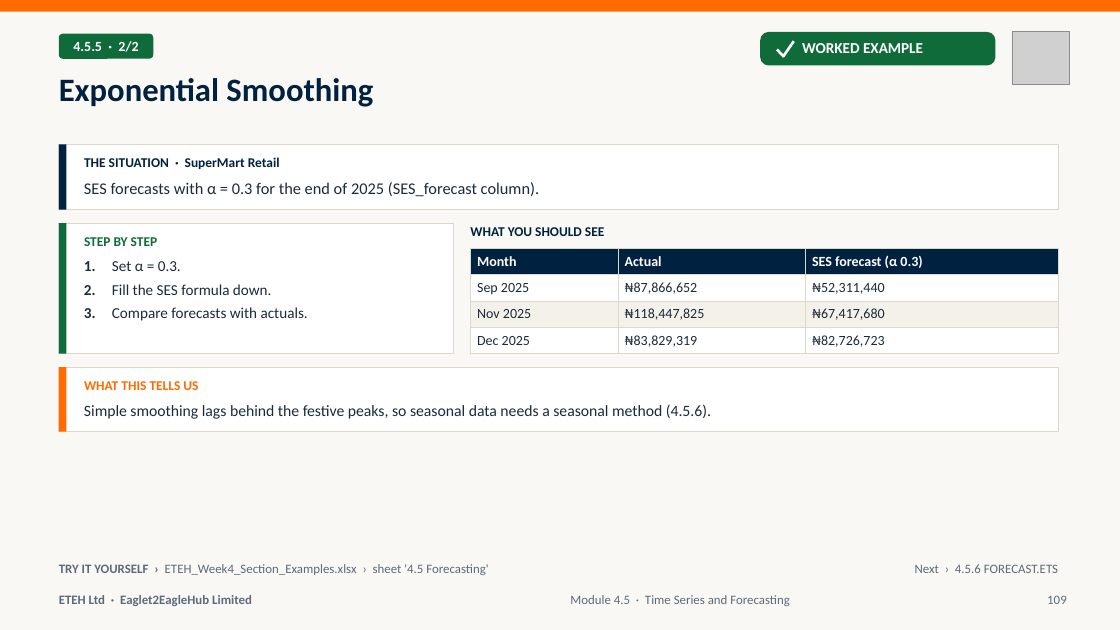
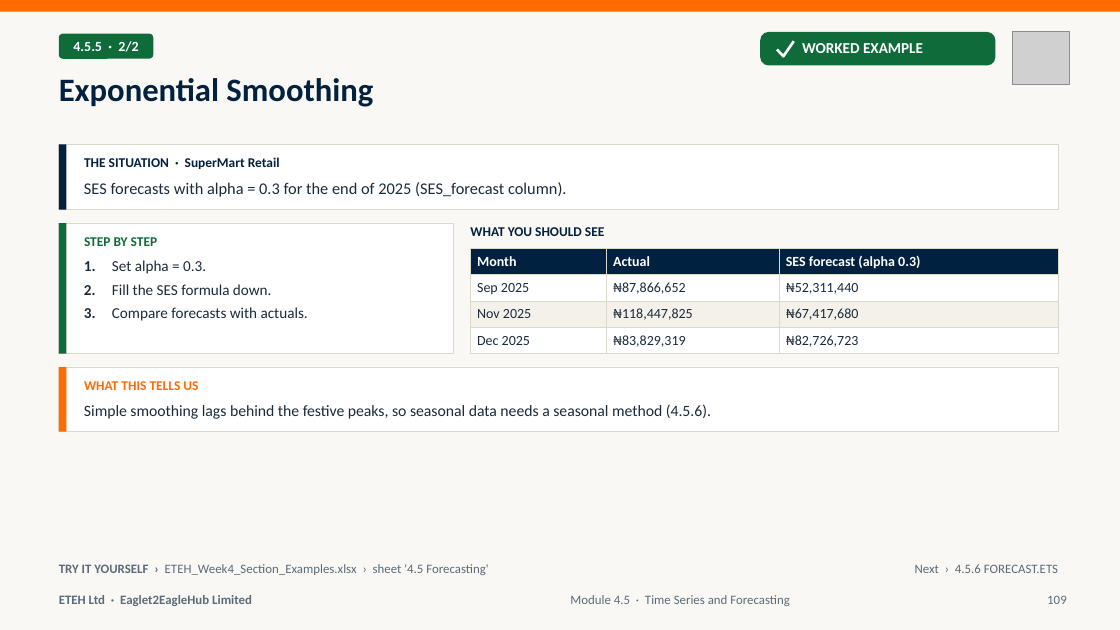
Before and after one commit to MaxiKen/ETEH, a slide deck: slide 109 of ETEH_Bootcamp_Pack/ETEH_Vol4_Week4_Stats_Forecast_AI_Slides.pptx. Drawn at 1120x630 pixels with LibreOffice and Linux fonts; fonts in the diff are those of the drawing; grey boxes stand for pictures. Boxes give left, top, right and bottom in pixels: in the first picture for what was removed or moved away, otherwise in the second. Text is boxed around its words. In the diff, an @@ line names an element or a change of style, - is before the commit and + after.

```diff
--- a/ETEH_Bootcamp_Pack/ETEH_Vol4_Week4_Stats_Forecast_AI_Slides.pptx
+++ b/ETEH_Bootcamp_Pack/ETEH_Vol4_Week4_Stats_Forecast_AI_Slides.pptx
@@ text at bbox=[84, 182, 567, 197]: text changed @@
-SES forecasts with α = 0.3 for the end of 2025 (SES_forecast column).
+SES forecasts with alpha = 0.3 for the end of 2025 (SES_forecast column).
@@ text at bbox=[84, 260, 206, 274]: text changed @@
-1. Set α = 0.3.
+1. Set alpha = 0.3.
@@ table at bbox=[471, 249, 1060, 354] @@
-row 1, column 3: SES forecast (α 0.3)
+row 1, column 3: SES forecast (alpha 0.3)
```
Also in this commit, not shown: 8 other slides changed, 12 other files.
